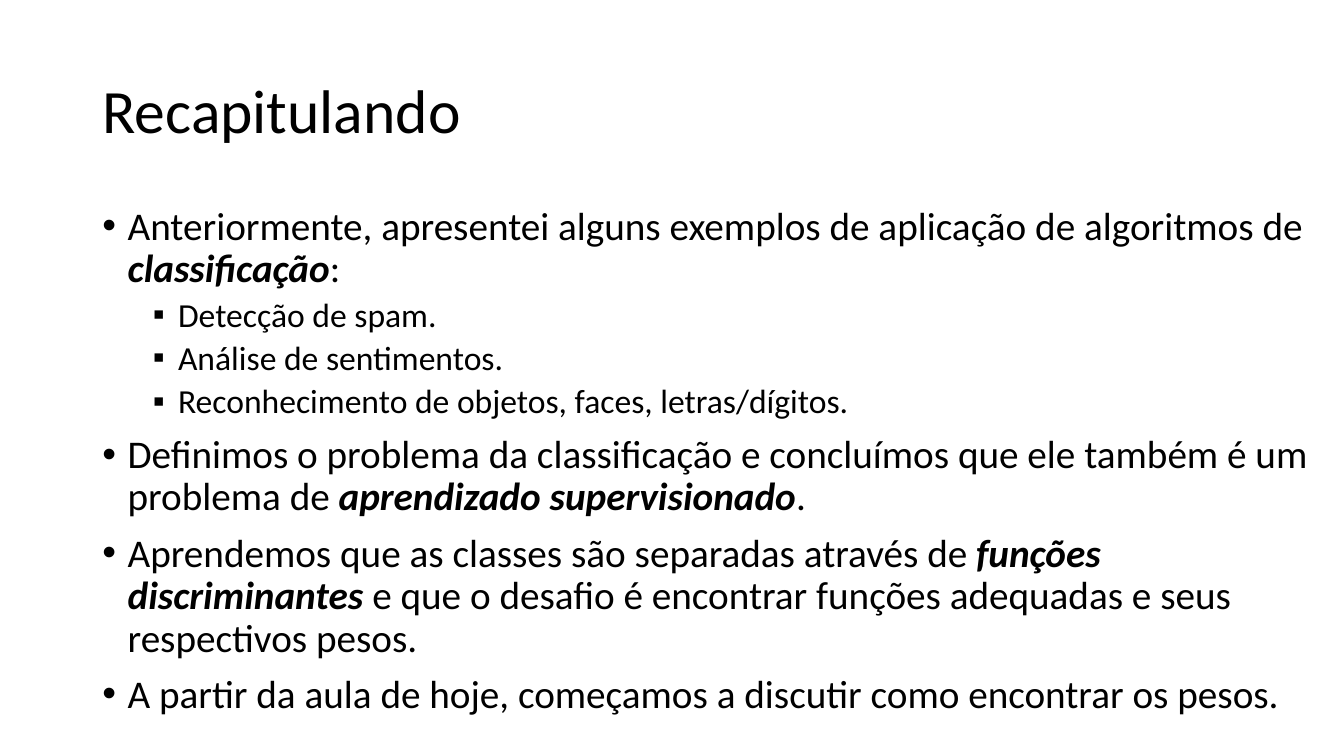
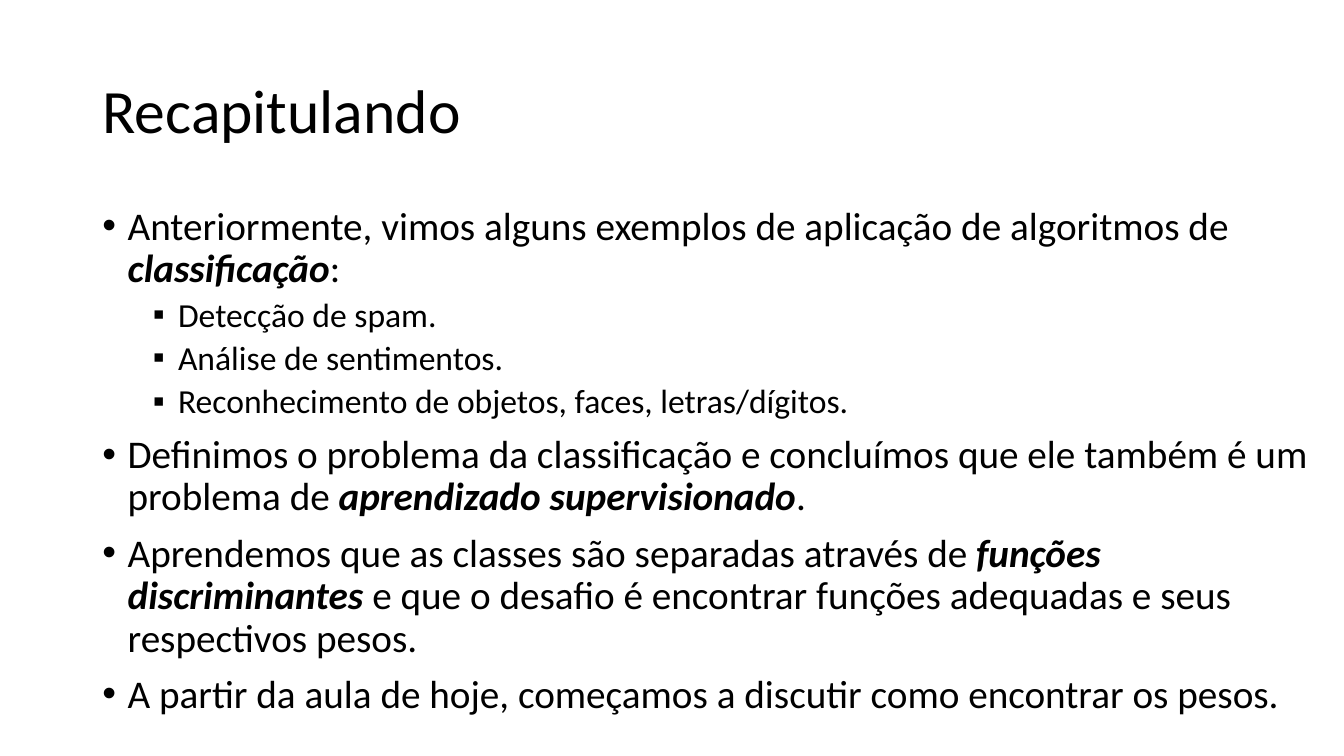
Before and after one commit to zz4fap/t320_aprendizado_de_maquina, a slide deck: slide 2 of slides/T320_Classificação (Parte II).pptx. Drawn at 1344x756 pixels with LibreOffice and Linux fonts; fonts in the diff are those of the drawing. Boxes give left, top, right and bottom in pixels: in the first picture for what was removed or moved away, otherwise in the second. Text is boxed around its words. In the diff, an @@ line names an element or a change of style, - is before the commit and + after.

Commit message:
update of slides

```diff
--- a/slides/T320_Classificação (Parte II).pptx
+++ b/slides/T320_Classificação (Parte II).pptx
@@ text at [128,212,1228,289]: text changed @@
-• Anteriormente, apresentei alguns exemplos de aplicação de algoritmos de classificação:
+• Anteriormente, vimos alguns exemplos de aplicação de algoritmos de classificação:
```
Also in this commit, not shown: 3 other slides changed, 2 slides added, 3 other files.
